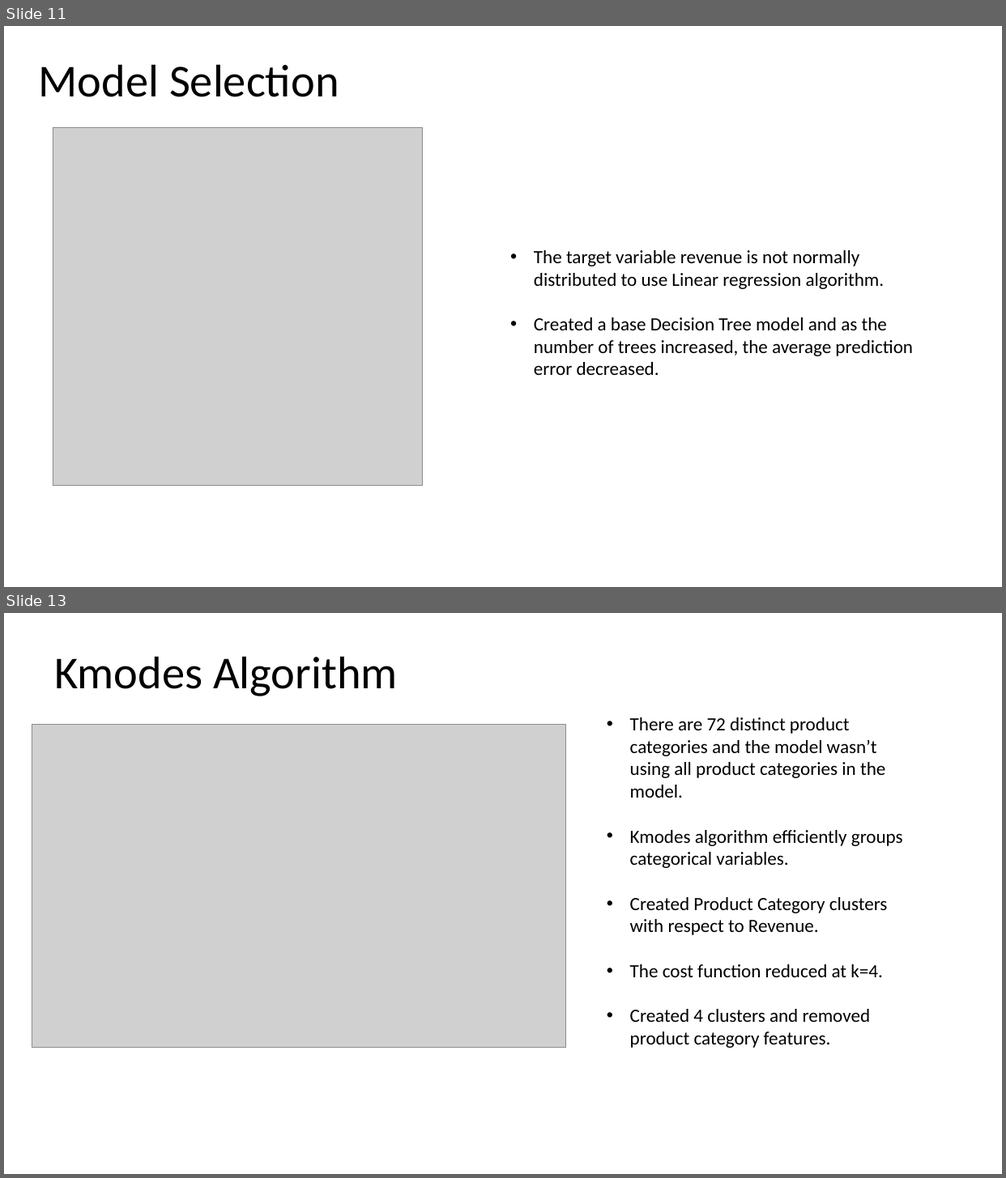
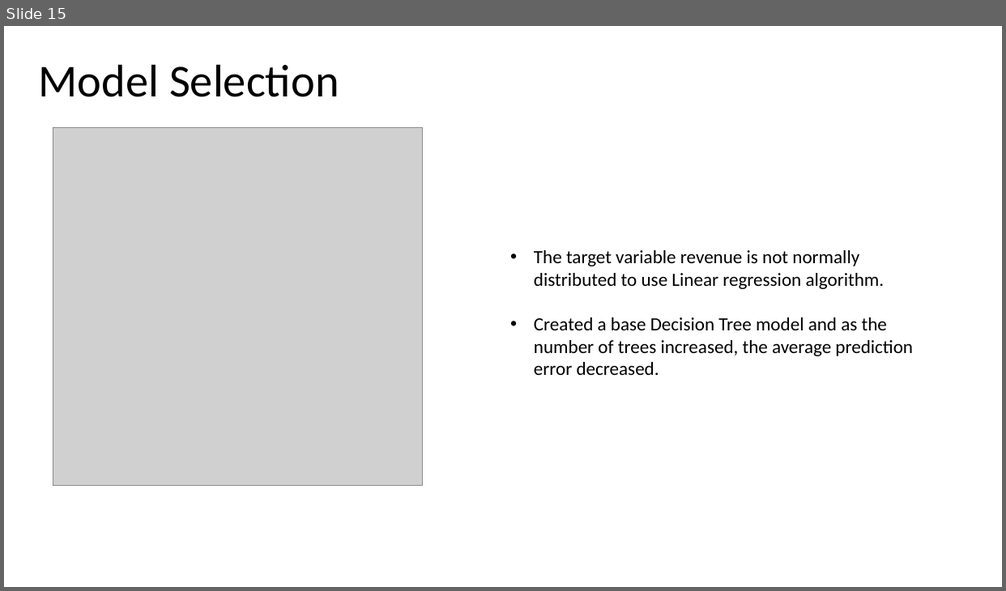
Before and after one commit to saigurram/Customer-Lifetime-Value-Prediction, a slide deck: Customer_Lifetimevalue_Prediction.pptx. Shown one above the other, each under a label of ours: slides 11 and 13 before the commit, slide 15 after it; the slides between them are not shown. The pictures are 1006x1178 and 1006x591 pixels, drawn with LibreOffice and Linux fonts; fonts in the diff are those of the drawing; grey boxes stand for pictures. Boxes give left, top, right and bottom in pixels: in the first picture for what was removed or moved away, otherwise in the second. Text is boxed around its words. In the diff, an @@ line names an element or a change of style, - is before the commit and + after.

```diff
--- a/Customer_Lifetimevalue_Prediction.pptx
+++ b/Customer_Lifetimevalue_Prediction.pptx
@@ slide 13 removed at <box>4,613,1002,1174</box>, background #FFFFFF @@
@@ text removed at <box>54,656,398,696</box> @@
-Kmodes Algorithm
@@ picture removed at <box>32,724,565,1047</box> @@
@@ text removed at <box>630,717,903,1048</box> @@
-• There are 72 distinct product categories and the model wasn’t using all product categories in the model.
-• Kmodes algorithm efficiently groups categorical variables.
-• Created Product Category clusters with respect to Revenue.
-• The cost function reduced at k=4.
-• Created 4 clusters and removed product category features.
@@ what was slide 11 is now slide 15 @@
```
Also in this commit, not shown: 10 slides changed, 4 slides added, 1 other slide removed.
